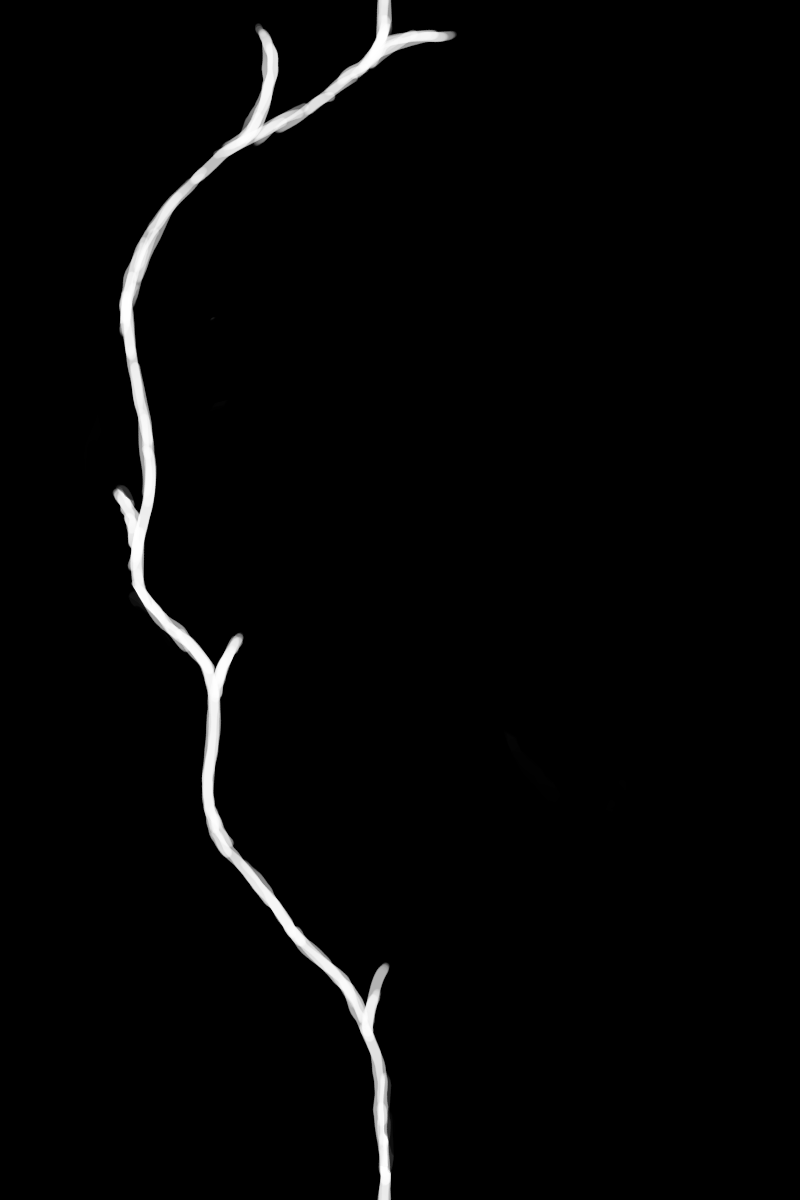
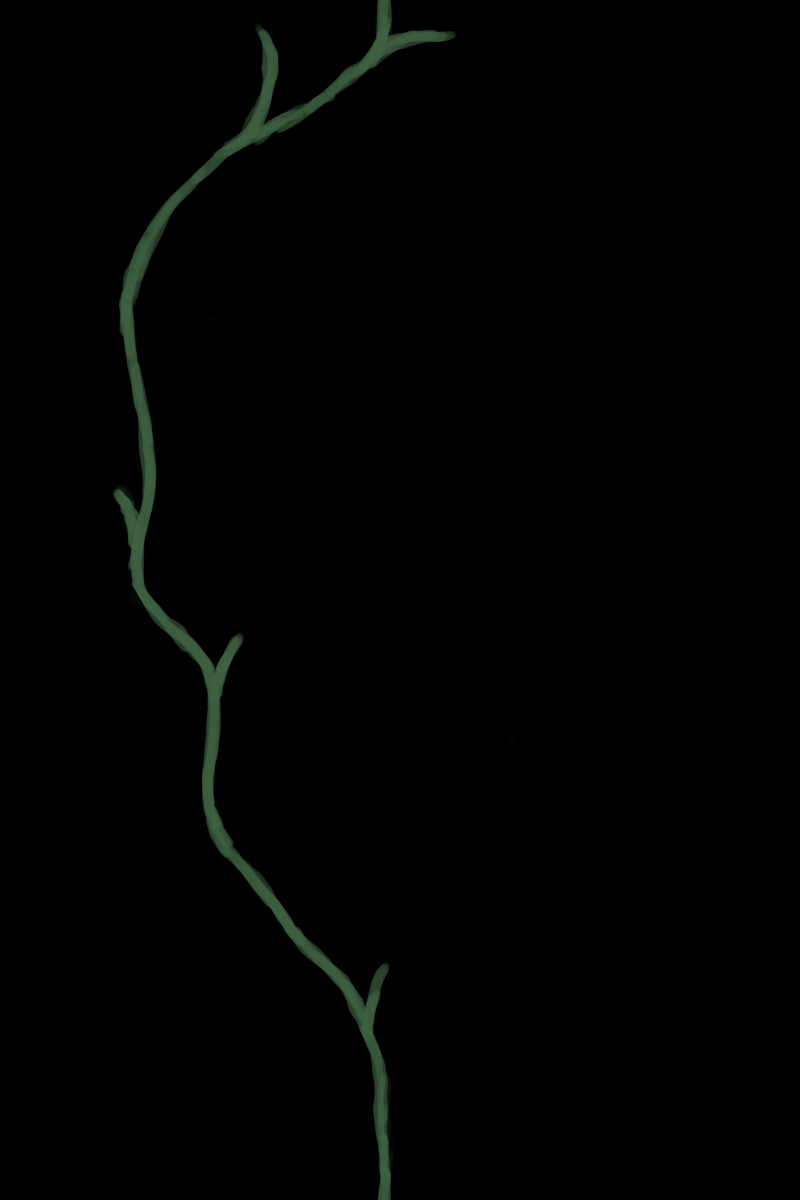
Before/after of a 800×1200 layered artwork. What changed in the layer stack:
pixels changed over [112,0,518,1200] (layer not identified)
